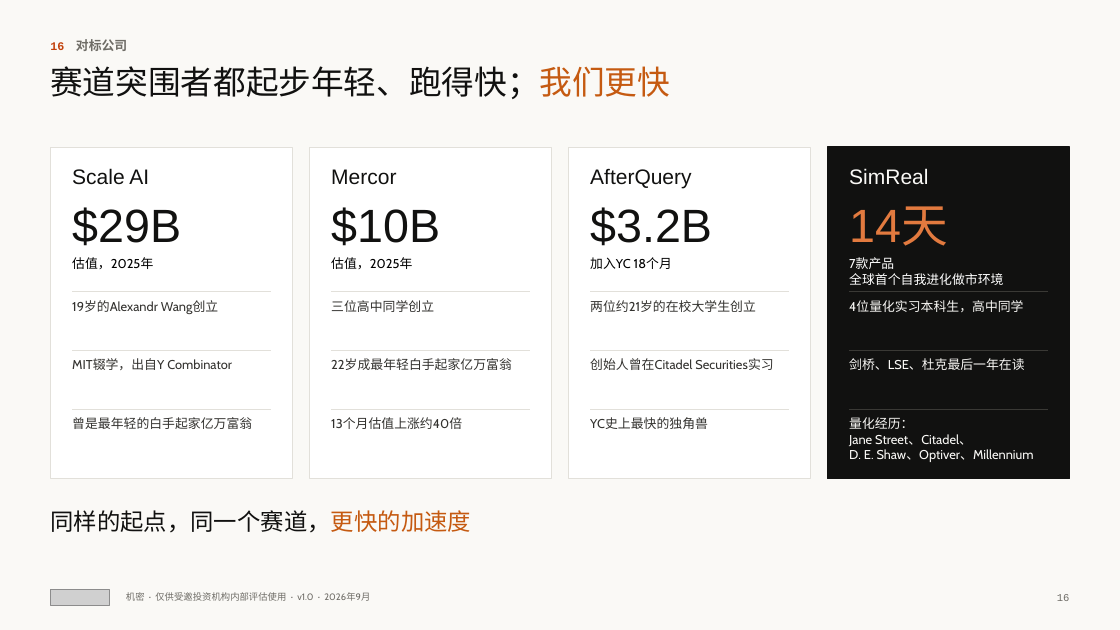
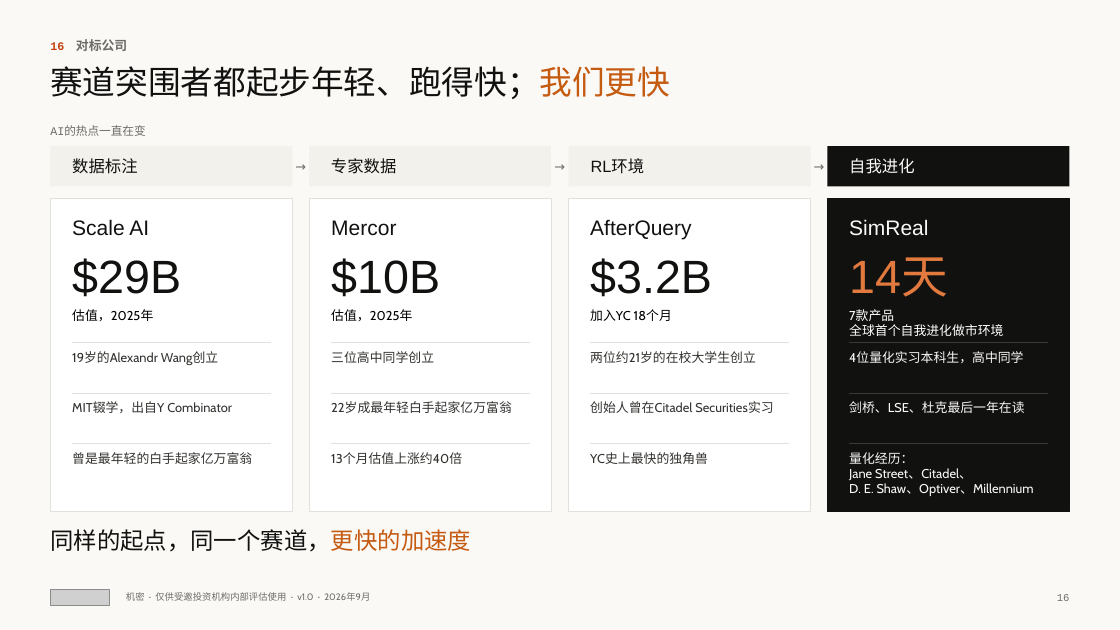
Before and after one commit to wangchen0802/Delta1, a slide deck: slide 16 of SimReal-BP-v17.pptx. Drawn at 1120x630 pixels with LibreOffice and Linux fonts; fonts in the diff are those of the drawing; grey boxes stand for pictures. Boxes give left, top, right and bottom in pixels: in the first picture for what was removed or moved away, otherwise in the second. Text is boxed around its words. In the diff, an @@ line names an element or a change of style, - is before the commit and + after.

```diff
--- a/SimReal-BP-v17.pptx
+++ b/SimReal-BP-v17.pptx
@@ text added at (x1=50, y1=127, x2=145, y2=136), 10 pt, text #6E6C66 @@
+AI的热点一直在变
@@ rectangle added at (x1=50, y1=146, x2=292, y2=187), fill #F2F1EC @@
@@ text added at (x1=292, y1=146, x2=309, y2=187), 11 pt, text #6E6C66 @@
+→
@@ rectangle added at (x1=309, y1=146, x2=551, y2=187), fill #F2F1EC @@
@@ text added at (x1=551, y1=146, x2=569, y2=187), 11 pt, text #6E6C66 @@
+→
@@ rectangle added at (x1=569, y1=146, x2=811, y2=187), fill #F2F1EC @@
@@ text added at (x1=811, y1=146, x2=828, y2=187), 11 pt, text #6E6C66 @@
+→
@@ rectangle added at (x1=828, y1=146, x2=1070, y2=187), fill #111110 @@
@@ text added at (x1=72, y1=158, x2=137, y2=174), 14 pt, text #111110 @@
+数据标注
@@ text added at (x1=331, y1=158, x2=396, y2=174), 14 pt, text #111110 @@
+专家数据
@@ text added at (x1=591, y1=159, x2=645, y2=174), 14 pt, text #111110 @@
+RL环境
@@ text added at (x1=849, y1=158, x2=914, y2=174), 14 pt, text #FAF9F6 @@
+自我进化
@@ rectangle resized from (x1=50, y1=147, x2=292, y2=479) to (x1=50, y1=198, x2=292, y2=512) @@
@@ rectangle resized from (x1=309, y1=147, x2=551, y2=479) to (x1=309, y1=198, x2=551, y2=512) @@
@@ rectangle resized from (x1=569, y1=147, x2=811, y2=479) to (x1=569, y1=198, x2=811, y2=512) @@
@@ rectangle resized from (x1=828, y1=147, x2=1070, y2=479) to (x1=828, y1=198, x2=1070, y2=512) @@
@@ 16 texts, 4 lines moved together from (x1=72, y1=168, x2=1048, y2=314) to (x1=72, y1=219, x2=1048, y2=365) @@
@@ 4 texts, 4 lines moved together from (x1=72, y1=350, x2=1048, y2=370) to (x1=72, y1=393, x2=1048, y2=413) @@
@@ 4 texts, 4 lines moved together from (x1=72, y1=409, x2=1048, y2=462) to (x1=72, y1=444, x2=1048, y2=496) @@
@@ text "同样的起点，同一个赛道，更快的加速度" moved from (x1=50, y1=510, x2=471, y2=533) to (x1=50, y1=529, x2=471, y2=552) @@
```
Also in this commit, not shown: 1 other slide changed, 2 other files.
